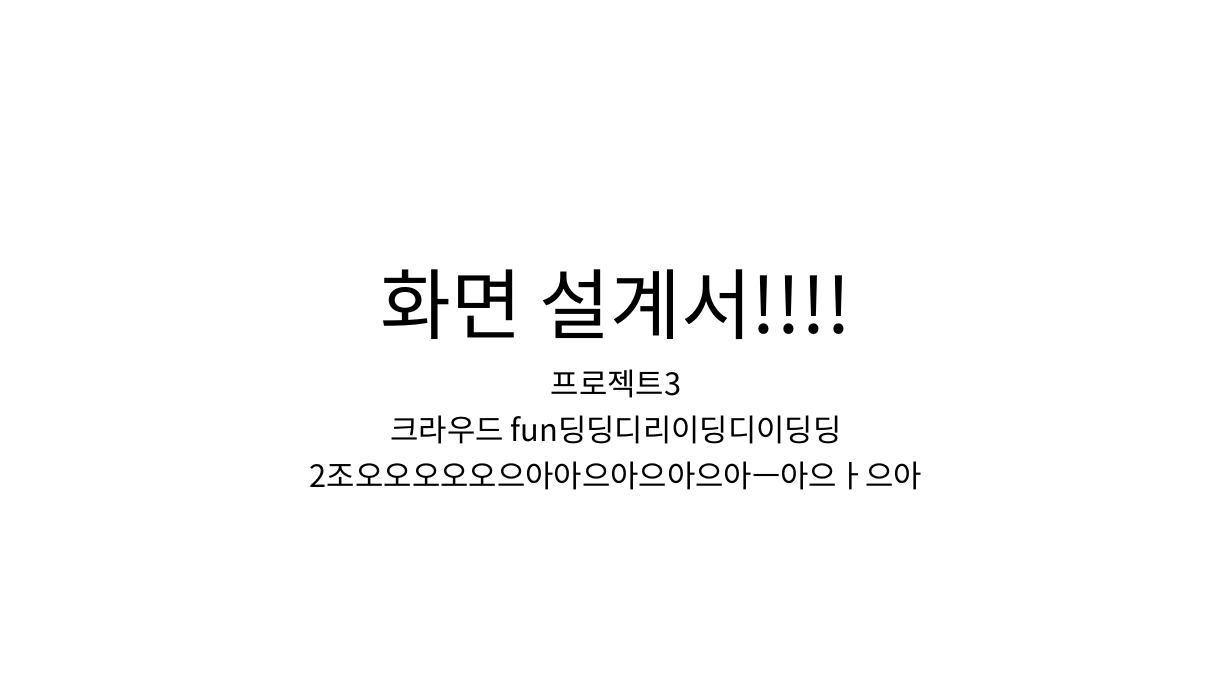
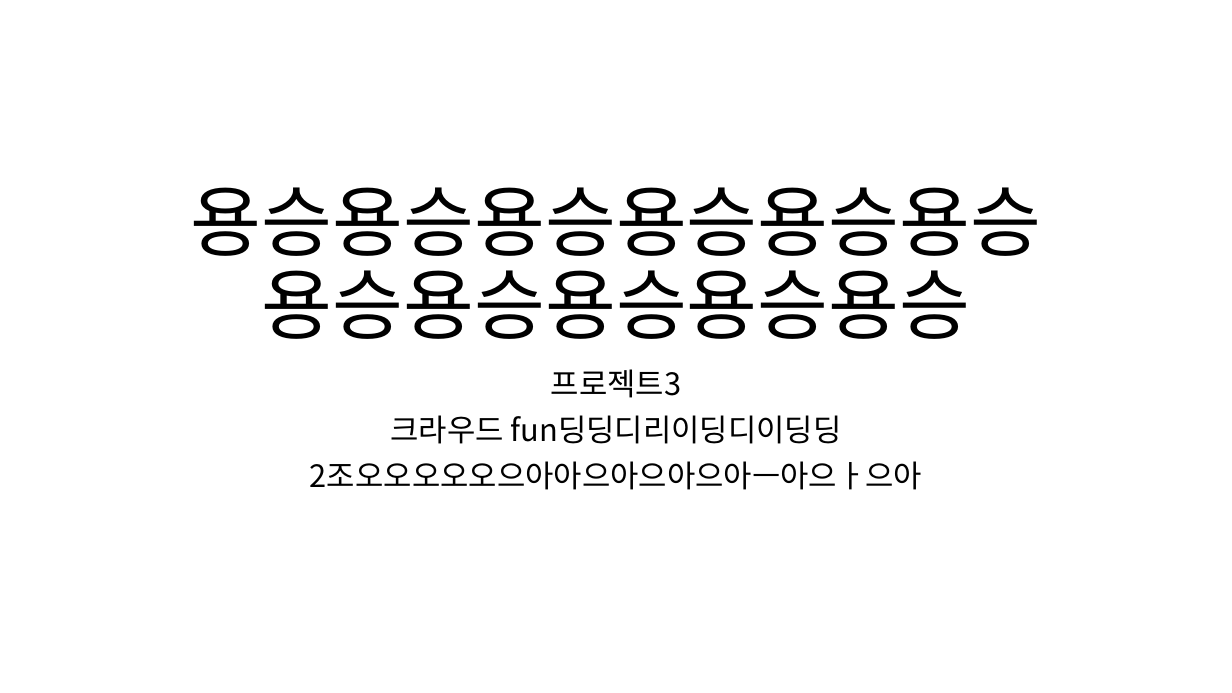
Before and after one commit to ezenteam2/EzenCrowdFunding, a slide deck: slide 1 of project03 화면설계서/0221 발표용 project03 - 화면 설계서 - 용승.pptx. Drawn at 1232x693 pixels with LibreOffice and Linux fonts; fonts in the diff are those of the drawing. Boxes give left, top, right and bottom in pixels: in the first picture for what was removed or moved away, otherwise in the second. Text is boxed around its words. In the diff, an @@ line names an element or a change of style, - is before the commit and + after.

```diff
--- a/project03 화면설계서/0221 발표용 project03 - 화면 설계서 - 용승.pptx
+++ b/project03 화면설계서/0221 발표용 project03 - 화면 설계서 - 용승.pptx
@@ title at (x1=191, y1=187, x2=1041, y2=339): text changed @@
-화면 설계서!!!!
+용승용승용승용승용승용승용승용승용승용승용승
```
Also in this commit, not shown: 4 slides added, 1 other file.
